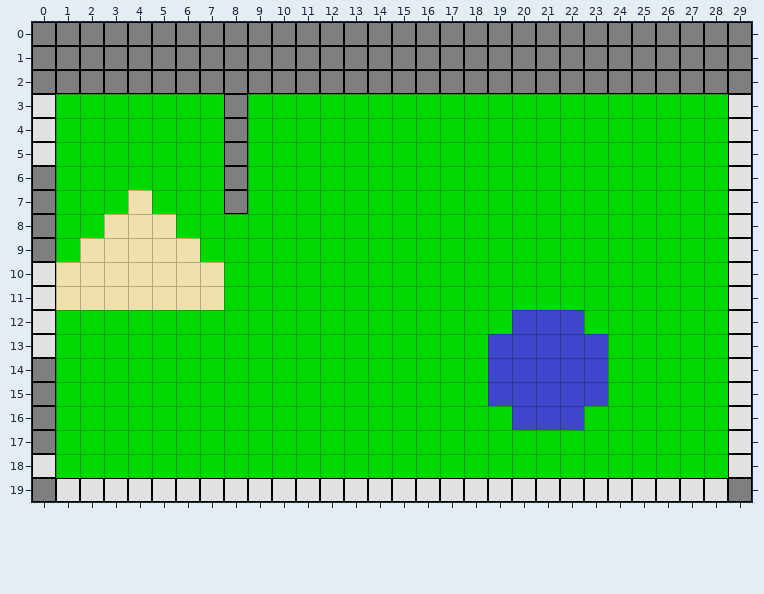
A Tiled map (JSON) gets an edit: public/assets/maps/sandbox.json. The first picture shows the starting point.
Cells are 32x32 px. Shown: x 0..29, y 0..19.
The same view after the edit:
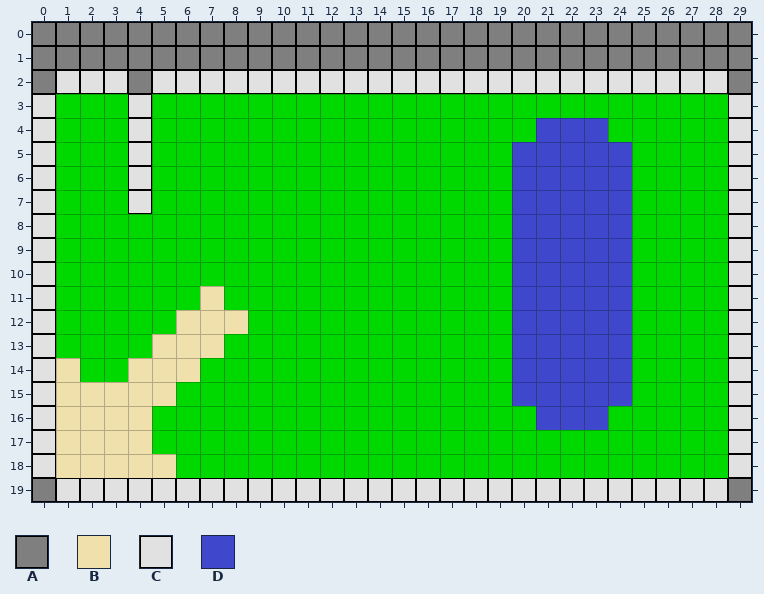
Key: from "Inactive_Wall": A 0; from "Sand": B 0; from "Wall": C 0; from "Water": D 0.
_ is an empty cell.
Tiles of an added or newly shown layer are drawn over the layers below it.
The edit:
Layer "Sand_Layer" (removed):
Tile B is gone in row 7 at x 4; in row 8 at x 3 to 5; in row 9 at x 2 to 6; in row 10 at x 1 to 7; in row 11 at x 1 to 6.
Layer "Water_Layer" (removed):
Tile D is gone in rows 13 to 15 at x 19; in row 16 at x 20.
Layer "Hazard_Layer" (added):
There is now tile B in row 12 at x 6 to 8; in row 13 at x 5 to 7; in row 14 at x 1 and 4 to 6; in row 15 at x 1 to 5; in rows 16 to 17 at x 1 to 4; in row 18 at x 1 to 5.
There is now tile D in row 4 at x 21 to 23; in rows 5 to 11 at x 20 to 24; in row 12 at x 23 to 24; in rows 13 to 15 at x 24; in row 16 at x 23.
Layer "Wall_Layer":
There is now tile C in row 2 at x 1 to 3 and 5 to 28; in rows 3 to 5 at x 4; in rows 6 to 7 at x 0 and 4; in rows 8 to 9 at x 0; in rows 14 to 17 at x 0.
Layer "Inactive_Wall_Layer" (removed):
Tile A is gone in row 2 at x 1 to 3 and 5 to 28; in rows 3 to 5 at x 8; in rows 6 to 7 at x 0 and 8; in rows 8 to 9 at x 0; in rows 14 to 17 at x 0.
